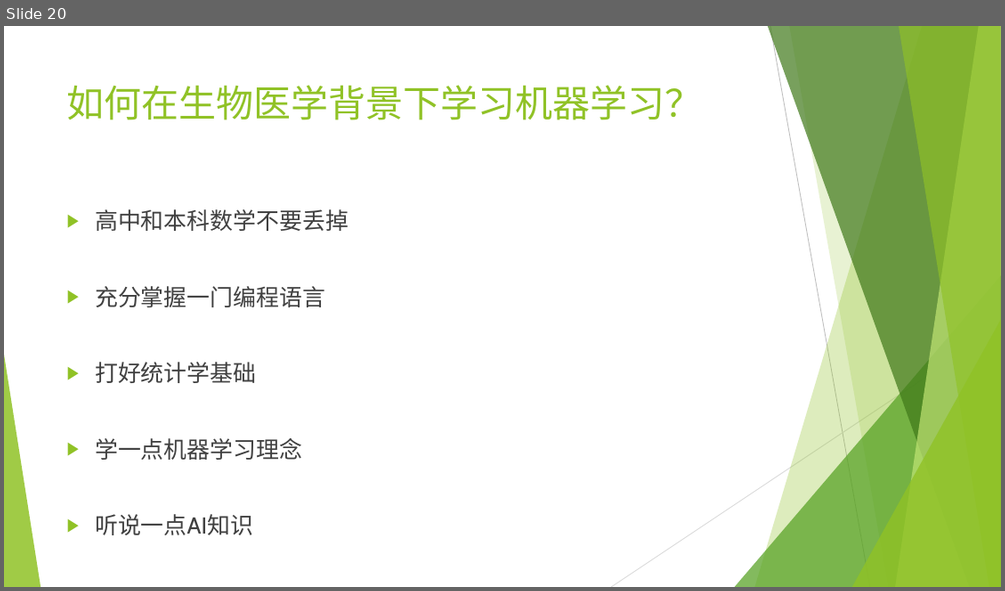
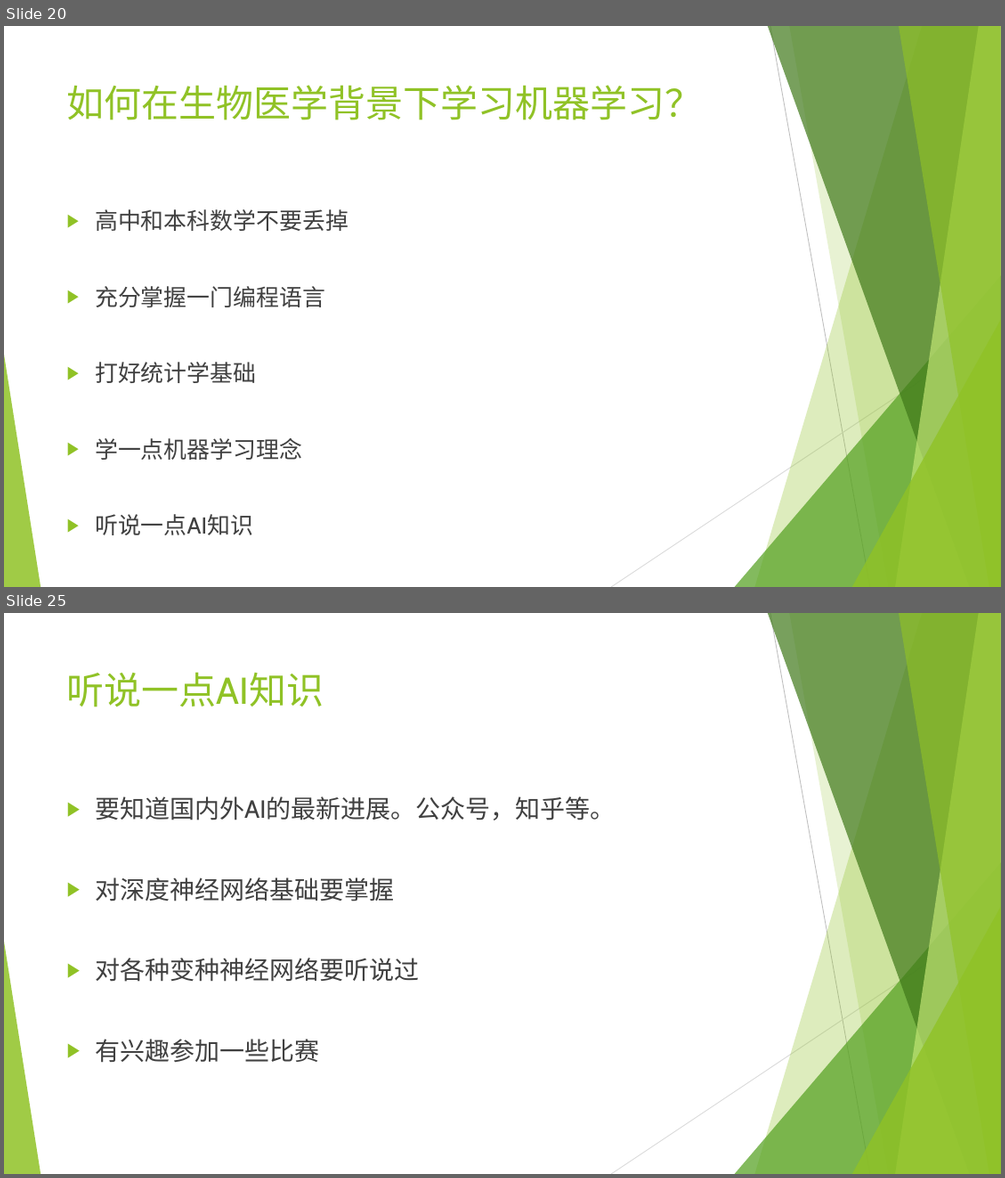
Before and after one commit to wangyi-fudan/BIOL130173, a slide deck: 0_why_and_how.pptx. Shown one above the other, each under a label of ours: slide 20 before the commit, slides 20 and 25 after it; the slides between them are not shown. The pictures are 1005x591 and 1005x1178 pixels, drawn with LibreOffice and Linux fonts; fonts in the diff are those of the drawing. Boxes give left, top, right and bottom in pixels: in the first picture for what was removed or moved away, otherwise in the second. Text is boxed around its words. In the diff, an @@ line names an element or a change of style, - is before the commit and + after.

```diff
--- a/0_why_and_how.pptx
+++ b/0_why_and_how.pptx
@@ slide 25 added at (4, 613, 1001, 1174), background #FFFFFF; not listed: 10 template elements that a slide beside it also shows @@
@@ title added at (67, 672, 324, 707), 36 pt, text #90C226 @@
+听说一点AI知识
@@ text added at (95, 796, 615, 1062), 24 pt, text #404040 @@
+▶ 要知道国内外AI的最新进展。公众号，知乎等。
+▶ 对深度神经网络基础要掌握
+▶ 对各种变种神经网络要听说过
+▶ 有兴趣参加一些比赛
```
Also in this commit, not shown: 2 slides changed, 8 other slides added.
